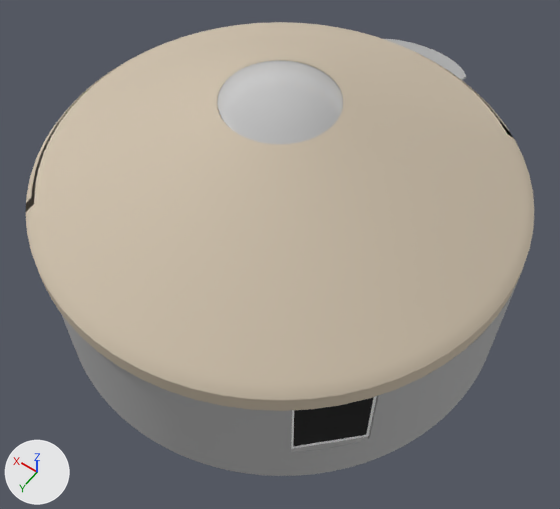
The glTF model public/models/yurt-10m/exterior.glb, before and after one commit.
One viewpoint serves both versions: a 50 mm lens placed at (-6.35, 8.92, 14.63), pointed at (-0.41, 0.61, 1.57). Arrows for +X, +Y and +Z are at lower left; the lights stay in place. The first picture is the older version. Where no turn or scale is listed for an object, it has been applied to the vertices. Vertices at exactly the same position are counted once.

Before the edit, the objects in view are built like this:
```python
me_roof_cover = bpy.data.meshes.new('Roof cover')
me_roof_cover.from_pydata(...)  # 576 vertices, 1024 faces; spans x -5.05..5.05, y -5.05..5.05, z -1.17..1.17
me_roof_cover.materials.append(mat_roof_cover)
me_translucent_glass_sky_reflection_2 = bpy.data.meshes.new('[Translucent Glass Sky Reflection]2')
me_translucent_glass_sky_reflection_2.from_pydata(...)  # 385 vertices, 704 faces; spans x -1.15..1.15, y -1.15..1.15, z -0.24..0.24
me_translucent_glass_sky_reflection_2.materials.append(mat_translucent_glass_sky_reflection_2)  # white #ffffff
me_wall_cover = bpy.data.meshes.new('Wall cover')
me_wall_cover.from_pydata(...)  # 435 vertices, 950 faces; spans x -5.0..5.0, y -5.64..5.64, z -1.46..1.46
me_wall_cover.materials.append(mat_roof_cover)
ob_roof_cover = bpy.data.objects.new('Roof cover', me_roof_cover)
ob_roof_cover.location = (0.04, -0.02, 4.0)
ob_translucent_glass_sky_reflection_2 = bpy.data.objects.new('[Translucent Glass Sky Reflection]2', me_translucent_glass_sky_reflection_2)
ob_translucent_glass_sky_reflection_2.location = (0.02, -0.02, 5.37)
ob_wall_cover = bpy.data.objects.new('Wall cover', me_wall_cover)
ob_wall_cover.location = (-0.03, -0.66, 1.46)
# also in view: 'Glass' at (-0.11, -0.23, 1.52)
```
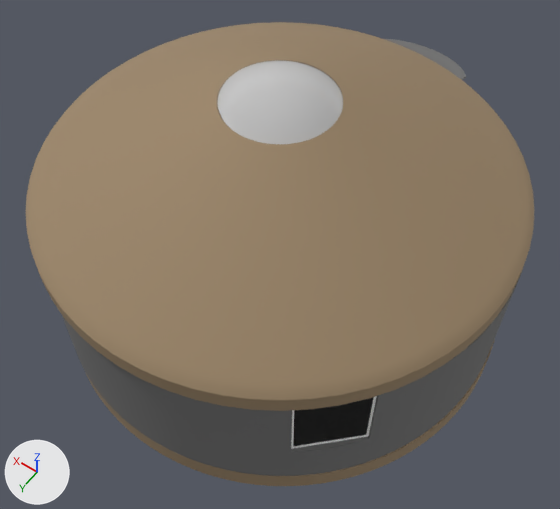
The newer file is also turned or shifted as a whole; pictures and numbers use the older file's frame.

Boxes (x1, y1, x2, y2) around the edits, measured in the pictures (560 x 509 px):
'Roof cover', reshaped (19% taller)
    before: (26, 22, 534, 411)
    after: (26, 22, 535, 486)
part 1 of me_roof_cover, added
    after: (86, 339, 495, 486)
part 2 of me_roof_cover, recoloured (beige to brown)
    both: (26, 22, 534, 411)
part 3 of me_wall_cover, recoloured
    both: (61, 39, 522, 476)

Patch to the scene script:
```diff
--- a/public/models/yurt-10m/exterior.glb.py
+++ b/public/models/yurt-10m/exterior.glb.py
@@ me_roof_cover @@
 # used by ob_roof_cover; location = (0.04, -0.02, 4.0)
-me_roof_cover.from_pydata(...)  # 576 vertices, 1024 faces; spans x -5.05..5.05, y -5.05..5.05, z -1.17..1.17
+me_roof_cover.from_pydata(...)  # 764 vertices, 1396 faces; spans x -5.1..5.05, y -5.06..5.05, z -4.49..1.17
+# me_roof_cover part 1: a new loose piece, a 94-sided cylinder along z spanning x -5.1..4.9, y -5.01..4.99, z -4.49..-4.0, in mat_roof_cover
+# me_roof_cover part 2: 1024 kept faces spanning x -5.05..5.05, y -5.06..5.05, z -1.17..1.17 get new vertex colours; the middle colour goes from beige #cdbfaa to brown #9b8568
 me_roof_cover.materials.append(mat_roof_cover)
@@ me_wall_cover @@
 # used by ob_wall_cover; location = (-0.03, -0.66, 1.46)
-me_wall_cover.from_pydata(...)  # 435 vertices, 950 faces; spans x -5.0..5.0, y -5.64..5.64, z -1.46..1.46
+me_wall_cover.from_pydata(...)  # 532 vertices, 1051 faces; spans x -5.0..5.0, y -5.64..5.64, z -1.46..1.46
+# me_wall_cover part 3: 660 kept faces spanning x -5.0..5.0, y -5.64..5.64, z -1.46..1.46 get new vertex colours; the middle colour goes from grey #b2b2b2 to grey #727272
+# edits to the shape of me_wall_cover do not show in these pictures
 me_wall_cover.materials.append(mat_roof_cover)
```
